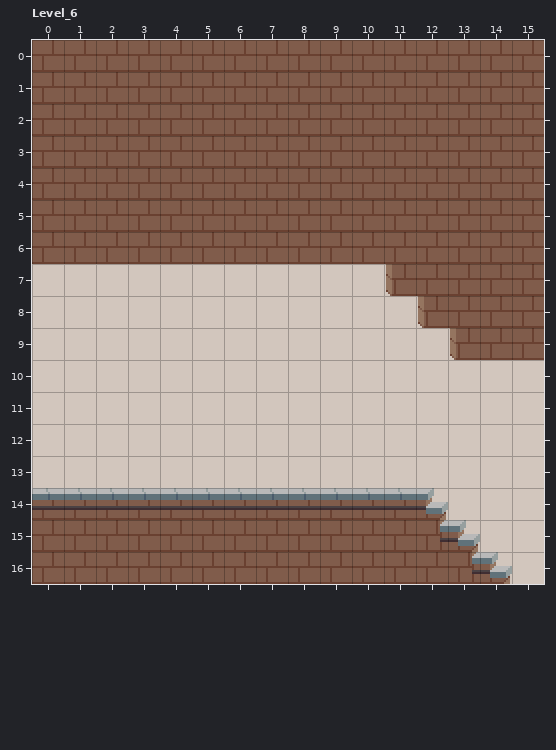
An edit to a level. LDtk project, public/assets/ldtk/map.ldtk. This is how it looked before the edit.
Cells are 16x16 px. Shown: Level_6 x 0..15, y 0..16. The commit also changed other parts of the map, which this record leaves out.
New version:
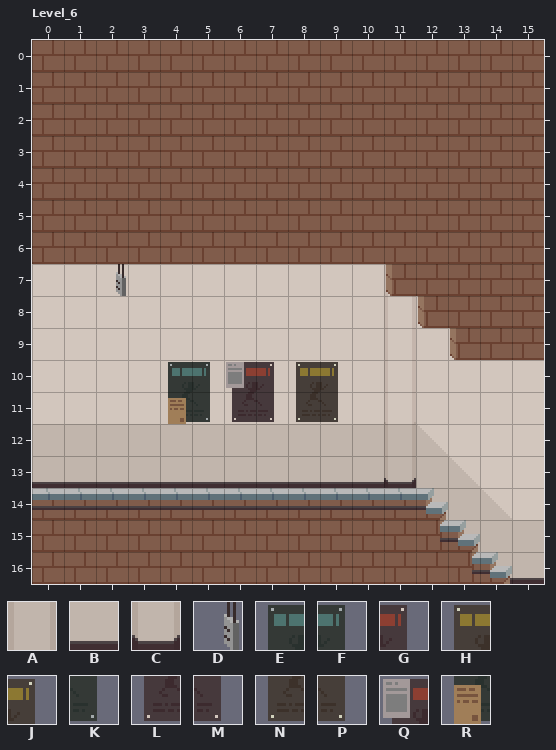
Key: from "BG2": A 11, B 15, C 18; from "Obj": D 8, E 49, F 50, G 52, H 53, J 54, K 66, L 67, M 68, N 69, P 70, Q 51 under 17, R 65 under 19.
_ is an empty cell.
Edits made:
Layer "BG2":
y 12: x 11 _ -> A
y 13: x 0..11 ____________ -> BBBBBBBBBBBC
y 16: x 15 _ -> B
Layer "Obj":
y 7: x 2 _ -> D
y 10: x 4..9 ______ -> EFQGHJ
y 11: x 4..9 ______ -> RKLMNP
Changed places in both pictures, as pixel boxes (x1, y1, x2, y2):
added: (116, 264, 126, 296)
added: (168, 362, 338, 424)
added: (32, 424, 416, 488)
added: (512, 552, 544, 584)
